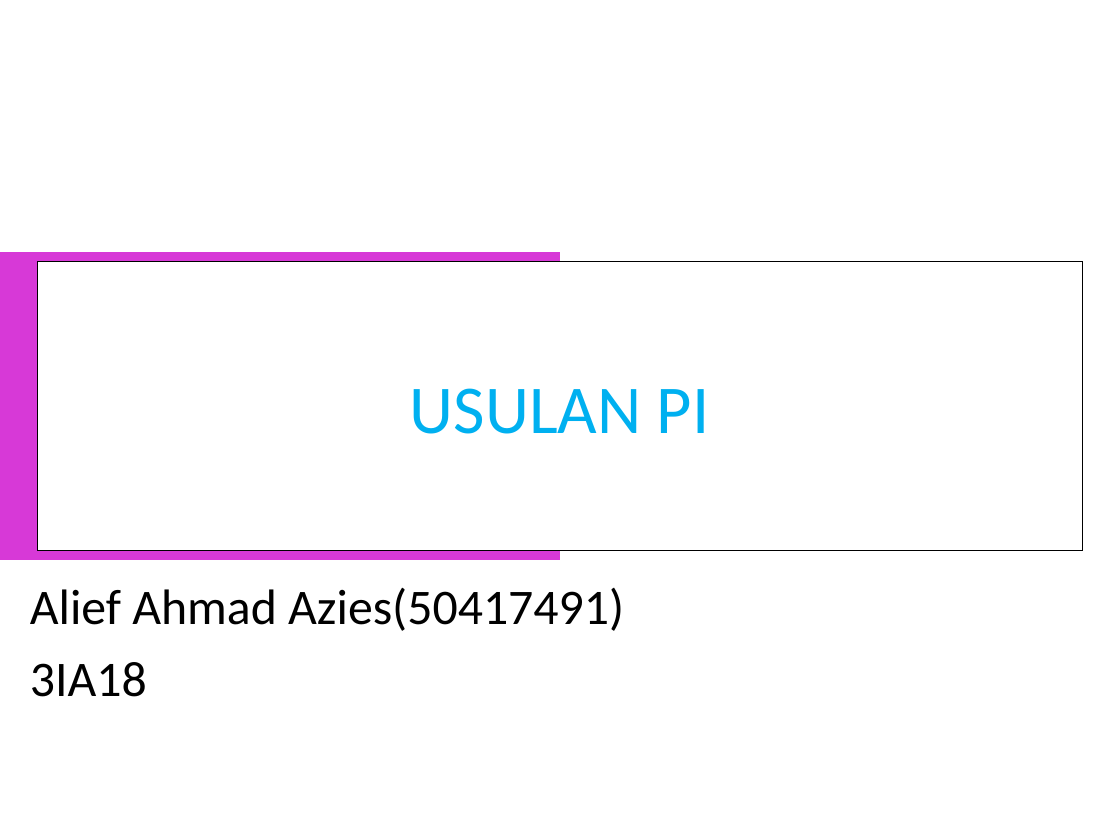
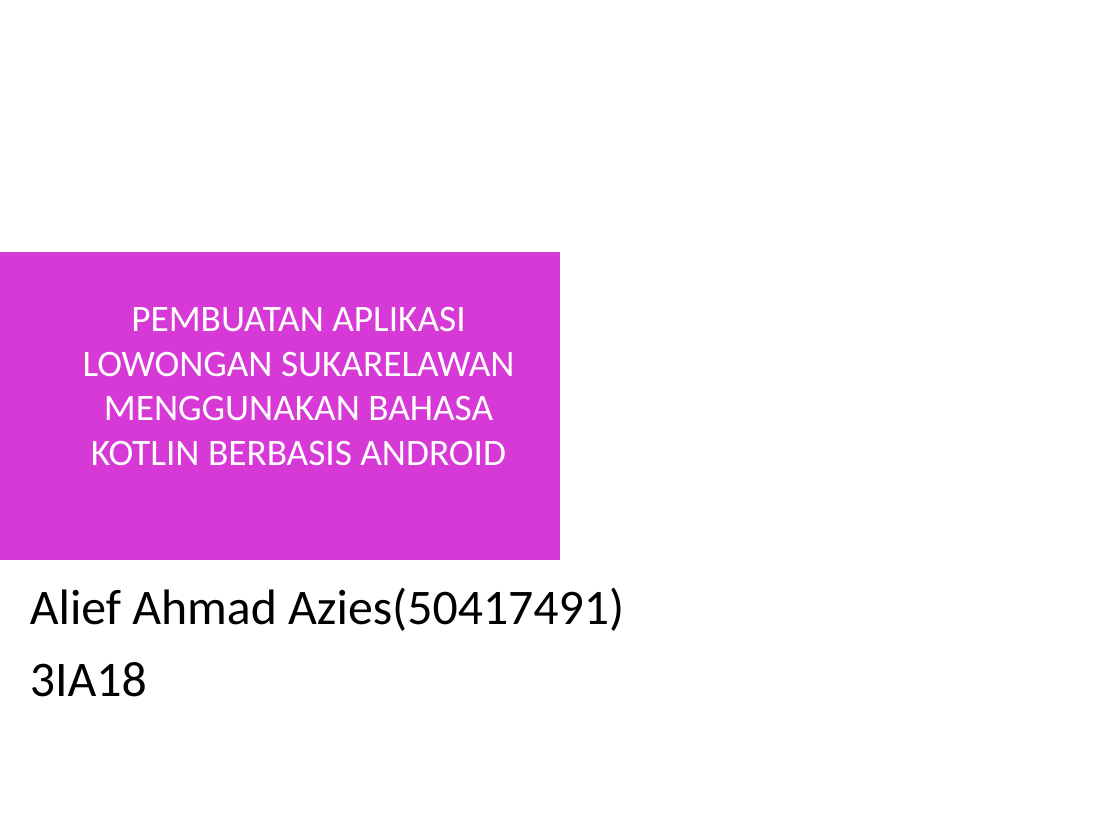
Before and after one commit to Alahaz/Penulisan-Ilmiah, a slide deck: slide 1 of Lain-lain/10106195_Slide_Presentasi.ppt. Drawn at 1120x840 pixels with LibreOffice and Linux fonts; fonts in the diff are those of the drawing; background and template pictures are left out. Boxes give left, top, right and bottom in pixels: in the first picture for what was removed or moved away, otherwise in the second. Text is boxed around its words. In the diff, an @@ line names an element or a change of style, - is before the commit and + after.

Commit message:
modifikasi usulan pi, outline pi, dan ppt pi h-1 presentasi

```diff
--- a/Lain-lain/10106195_Slide_Presentasi.ppt
+++ b/Lain-lain/10106195_Slide_Presentasi.ppt
@@ title removed at [37,261,1082,550] @@
-USULAN PI
@@ title added at [83,307,515,466], 24 pt, text #FFFFFF @@
+PEMBUATAN APLIKASI LOWONGAN SUKARELAWAN MENGGUNAKAN BAHASA KOTLIN BERBASIS ANDROID
```
Also in this commit, not shown: 3 other slides changed, 2 slides added, 3 slides removed, 3 other files.
